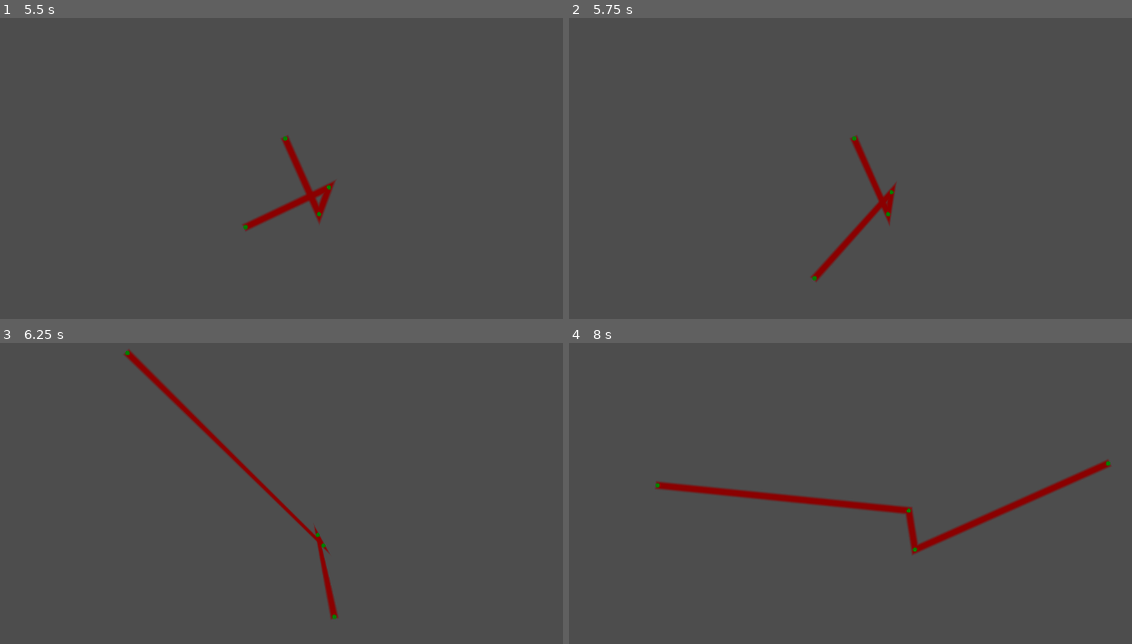
Above: before the commit, frames 1-4 (two rows, left to right).
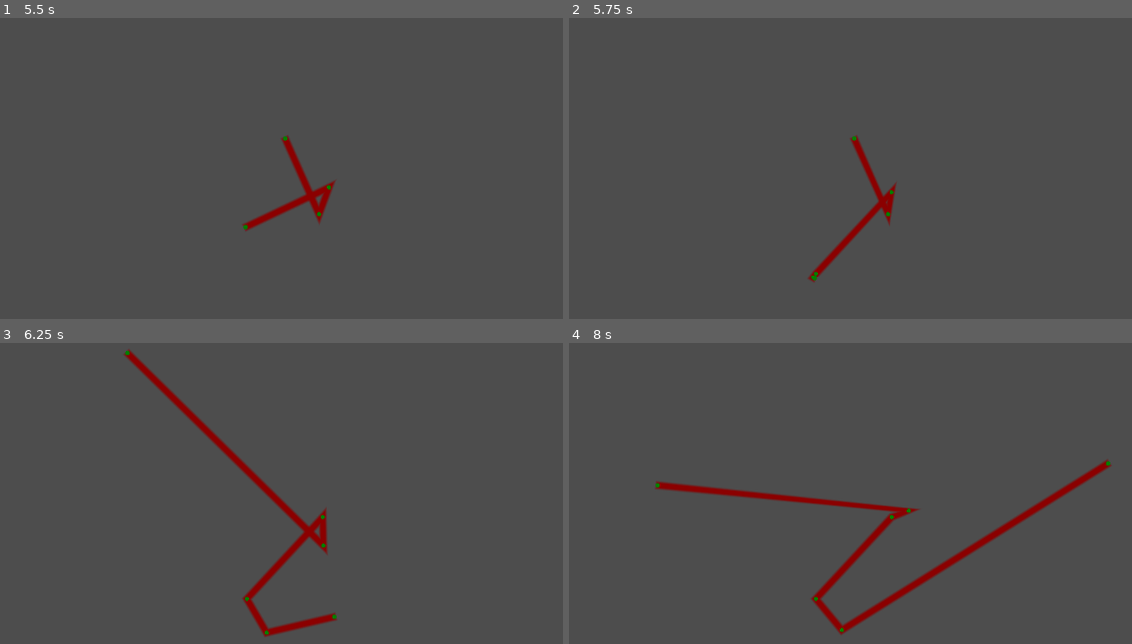
Above: after the commit, the same moments.

Repository: oli-the-broccoli/taught-rope
Game: Godot game, scene res://test_scene.tscn
Same seed, same stepped clock (60 frames per second), same inputs: the game is played once before the commit and once after it.
Inputs (mouse positions are in pixels of both pictures, inside the frame that each line leads up to):
- Up to frame 1 (5.5 s): tap Enter at 0.5 s; move the mouse to (416, 117) at 0.52 s; hold Right 0.53-1.28 s; move the mouse to (90, 159) at 1.27 s; hold Down 1.28-2.03 s; move the mouse to (326, 42) at 2.02 s; hold Right 2.03-2.78 s; move the mouse to (208, 225) at 2.77 s; hold Up 2.78-3.53 s; move the mouse to (484, 204) at 3.52 s; hold Left 3.53-5.03 s; move the mouse to (11, 72) at 4.27 s; move the mouse to (287, 138) at 5.02 s; hold Down from 5.03 s (still down)
- Up to frame 2 (5.75 s): keep holding Down
- Up to frame 3 (6.25 s): move the mouse to (129, 352) at 5.77 s; release Down at 5.78 s; hold Right from 5.78 s (still down)
- Up to frame 4 (8 s): move the mouse to (985, 442) at 6.52 s; release Right at 6.53 s; hold Up 6.53-7.28 s; move the mouse to (659, 484) at 7.27 s; hold Right from 7.28 s (still down)

Frame 1 is identical in both runs. In frame 2, 0.2% of the frame differs, in the area x 42-53%, y 66-88%; in frame 3, 1.8%; in frame 4, 3.2%, in the area x 39-96%, y 39-98%.

Commit message:
added yet another test collider

Diff:
--- a/test_scene.tscn
+++ b/test_scene.tscn
@@ -7,6 +7,8 @@
 radius = 25.495098
 
 [sub_resource type="CircleShape2D" id="CircleShape2D_sasra"]
+
+[sub_resource type="CircleShape2D" id="CircleShape2D_coq8p"]
 
 [node name="TestScene" type="Node2D" node_paths=PackedStringArray("rope")]
 script = ExtResource("1_ia1lp")
@@ -32,3 +34,10 @@
 [node name="CollisionShape2D" type="CollisionShape2D" parent="StaticBody2D2"]
 position = Vector2(51, 3)
 shape = SubResource("CircleShape2D_sasra")
+
+[node name="StaticBody2D3" type="StaticBody2D" parent="."]
+position = Vector2(-43, 70)
+
+[node name="CollisionShape2D" type="CollisionShape2D" parent="StaticBody2D3"]
+position = Vector2(51, 3)
+shape = SubResource("CircleShape2D_coq8p")
Not shown: 1 places in test_scene.tscn that only renumber resources
